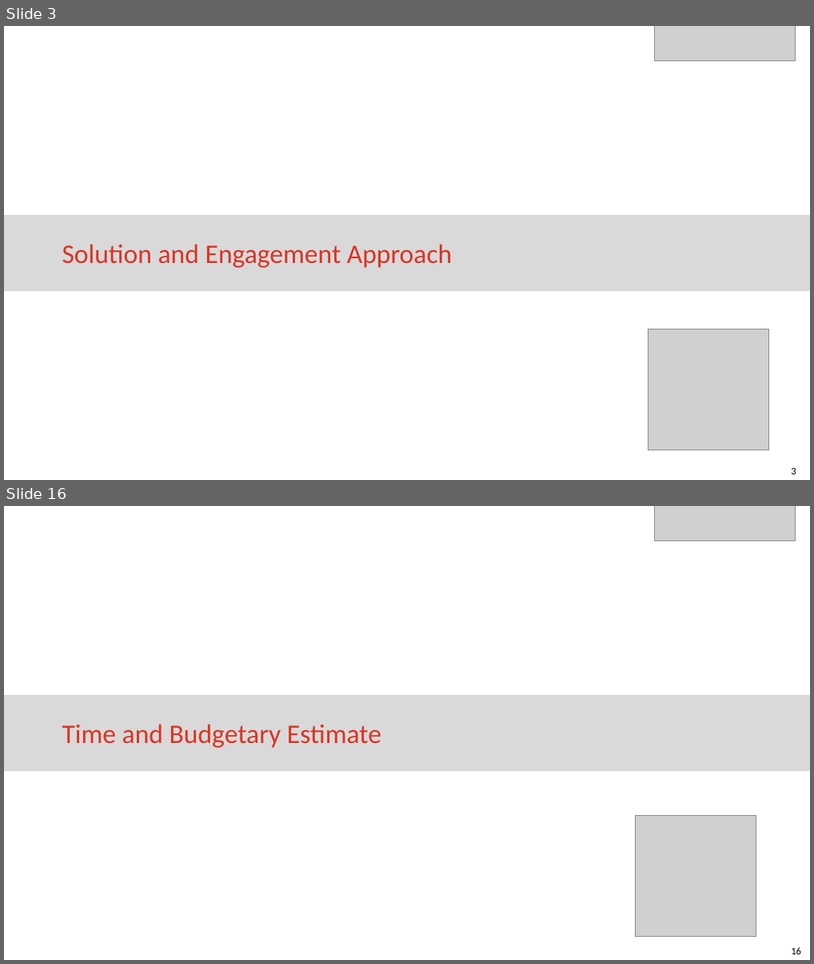
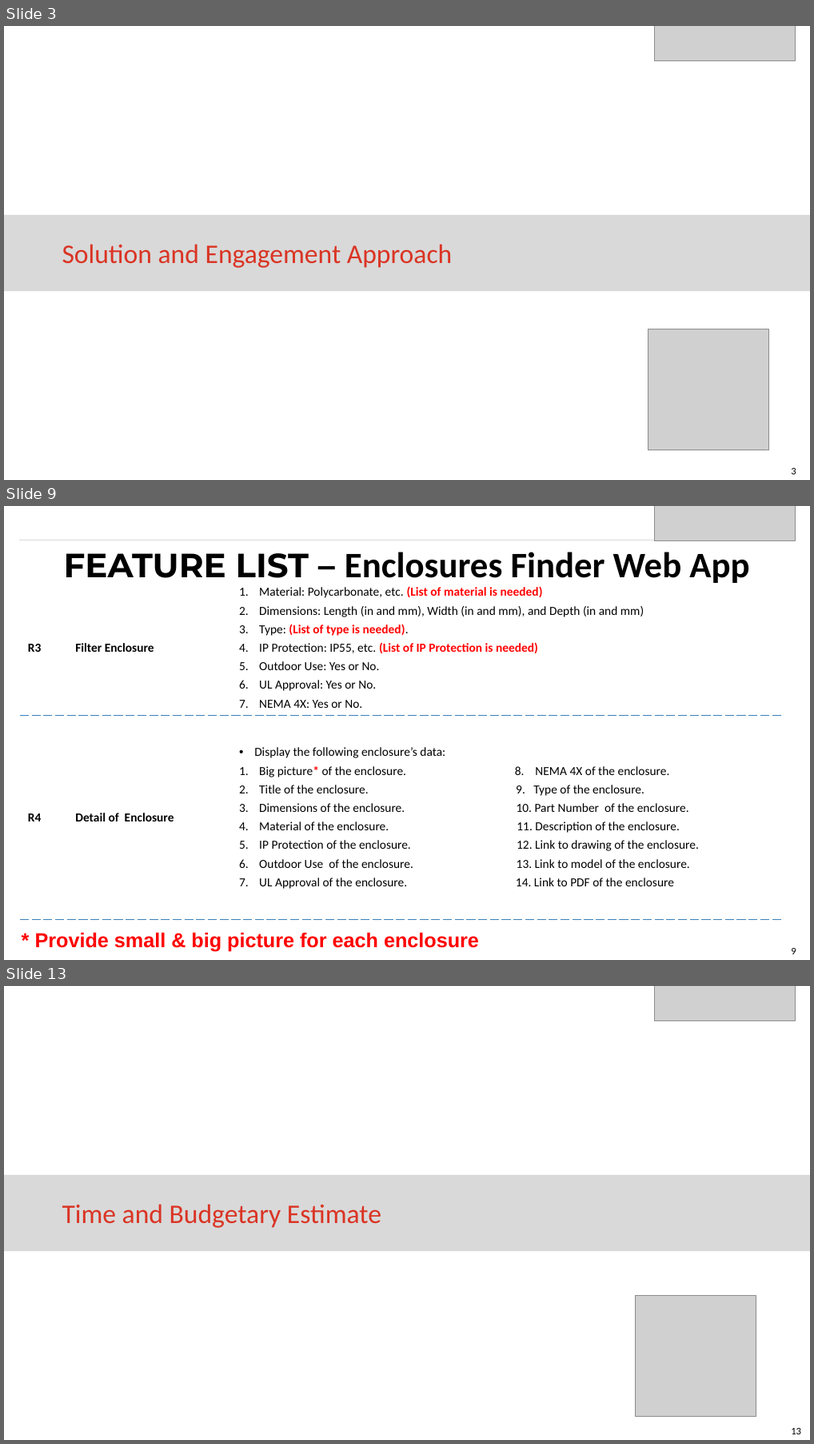
Before and after one commit to eaitbrahim/AltechEnclosures, a slide deck: Code Gate Proposal to Altech for Enclosures App.pptx. Shown one above the other, each under a label of ours: slides 3 and 16 before the commit, slides 3, 9 and 13 after it; the slides between them are not shown. The pictures are 814x964 and 814x1444 pixels, drawn with LibreOffice and Linux fonts; fonts in the diff are those of the drawing; grey boxes stand for pictures. Boxes give left, top, right and bottom in pixels: in the first picture for what was removed or moved away, otherwise in the second. Text is boxed around its words. In the diff, an @@ line names an element or a change of style, - is before the commit and + after.

```diff
--- a/Code Gate Proposal to Altech for Enclosures App.pptx
+++ b/Code Gate Proposal to Altech for Enclosures App.pptx
@@ slide 9 added at [4,506,810,960], background #FFFFFF; not listed: 1 template element that a slide beside it also shows @@
@@ picture added at [654,506,796,540] @@
@@ line added from (19, 540) to (795, 540), #D9D9D9 0.75 pt @@
@@ title added at [64,552,750,587], 32 pt, text #000000, bold @@
+FEATURE LIST – Enclosures Finder Web App
@@ table added at [20,580,782,916], 2 rows, 3 columns @@
+R3 | Filter Enclosure | Material: Polycarbonate, etc. (List of material is needed) / Dimensions: Length (in and mm), Width (in and mm), and Depth (in and mm) / Type: (List of type is needed). / IP Protection: IP55, etc. (List of IP Protection is needed) / Outdoor Use: Yes or No. / UL Approval: Yes or No. / NEMA 4X: Yes or No.
+R4 | Detail of Enclosure | Display the following enclosure’s data: / Big picture* of the enclosure. 8. NEMA 4X of the enclosure. / Title of the enclosure. 9. Type of the enclosure. / Dimensions of the enclosure. 10. Part Number of the enclosure. / Material of the enclosure. 11. Description of the enclosure. / IP Protection of the enclosure. 12. Link to drawing of the enclosure. / Outdoor Use of the enclosure. 13. Link to model of the enclosure. / UL Approval of the enclosure. 14. Link to PDF of the enclosure
@@ text added at [35,932,479,952], 18 pt, text #FF0000, bold @@
+* Provide small & big picture for each enclosure
@@ what was slide 16 is now slide 13 @@
@@ page number at [791,1428,802,1434]: text changed @@
-16
+13
```
Also in this commit, not shown: 6 slides changed, 6 other slides added, 10 slides removed.
